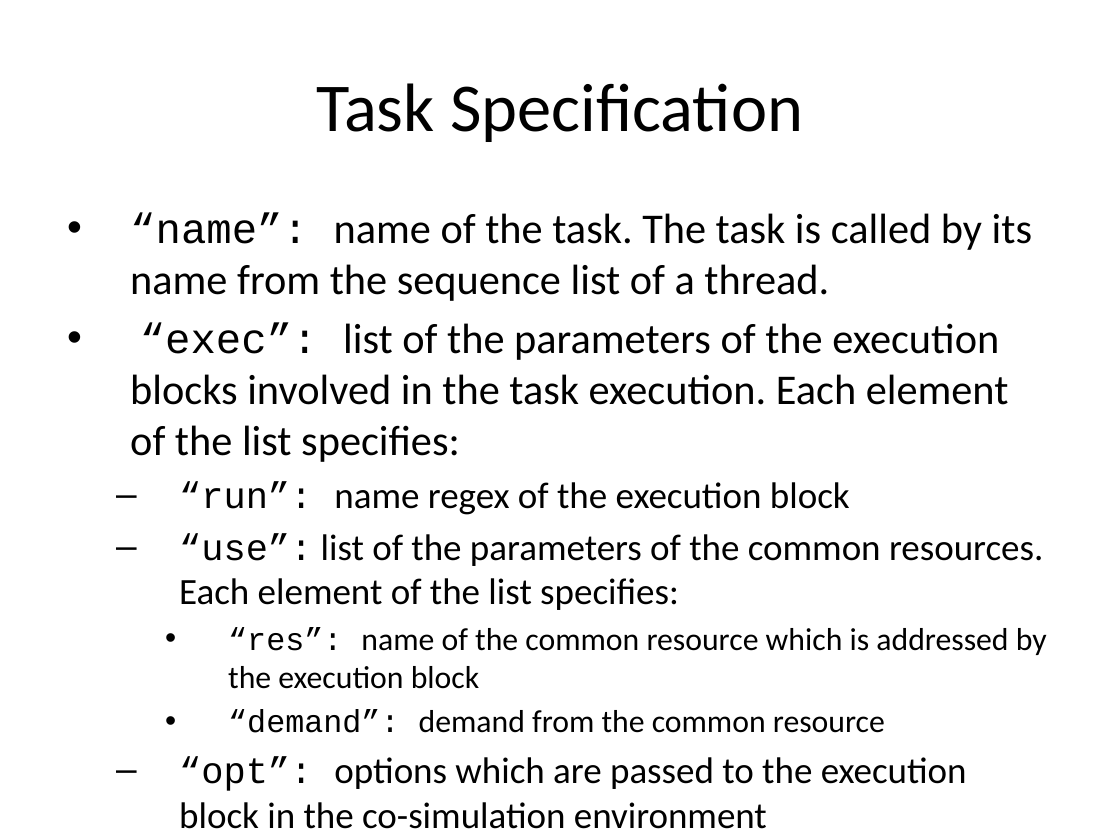
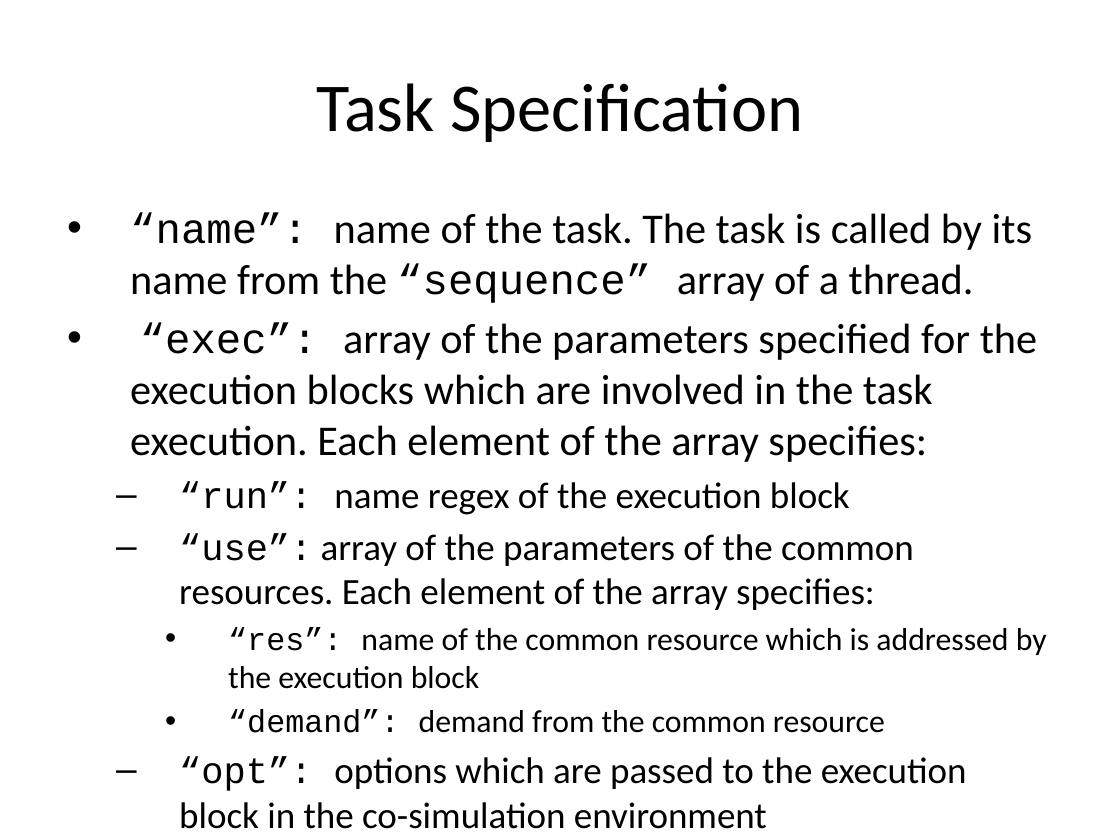
Before and after one commit to timurkelin/simschd, a slide deck: slide 22 of doc/simschd.pptx. Drawn at 1120x840 pixels with LibreOffice and Linux fonts; fonts in the diff are those of the drawing; background and template pictures are left out. Boxes give left, top, right and bottom in pixels: in the first picture for what was removed or moved away, otherwise in the second. Text is boxed around its words. In the diff, an @@ line names an element or a change of style, - is before the commit and + after.

```diff
--- a/doc/simschd.pptx
+++ b/doc/simschd.pptx
@@ text at <box>130,213,1037,462</box>: text changed @@
-• “name”: name of the task. The task is called by its name from the sequence list of a thread.
-• “exec”: list of the parameters of the execution blocks involved in the task execution. Each element of the list specifies:
+• “name”: name of the task. The task is called by its name from the “sequence” array of a thread.
+• “exec”: array of the parameters specified for the execution blocks which are involved in the task execution. Each element of the array specifies:
@@ text at <box>179,534,914,610</box>: text changed @@
-  – “use”: list of the parameters of the common resources. Each element of the list specifies:
+  – “use”: array of the parameters of the common resources. Each element of the array specifies:
```
Also in this commit, not shown: 5 other slides changed, 1 slide added.
